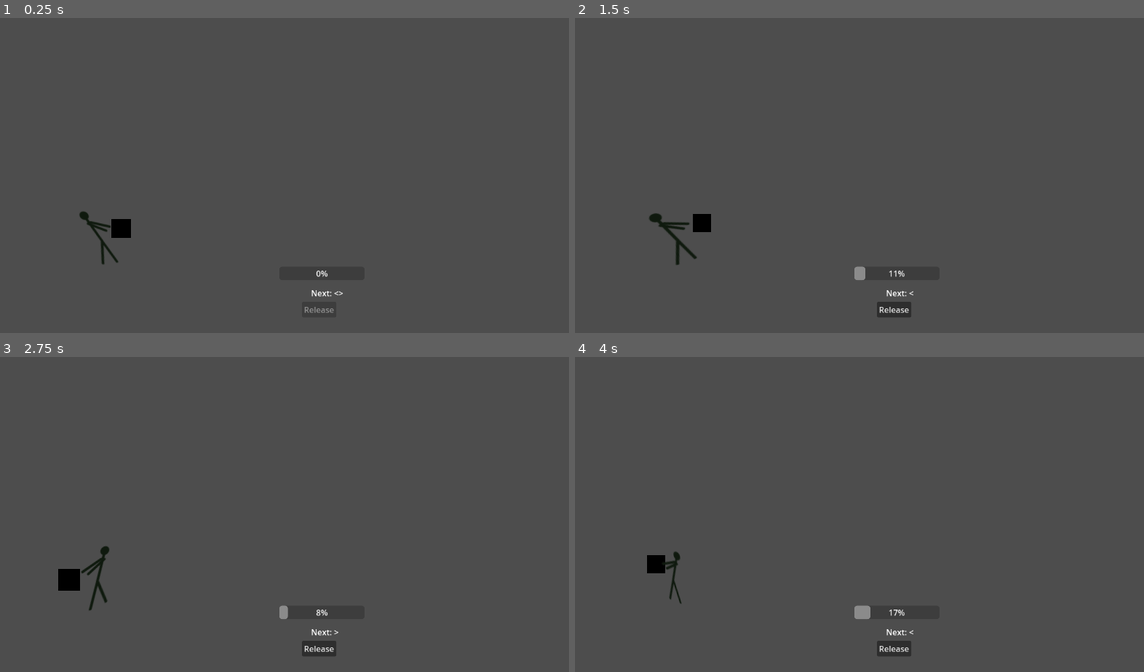
Above: before the commit, frames 1-4 (two rows, left to right).
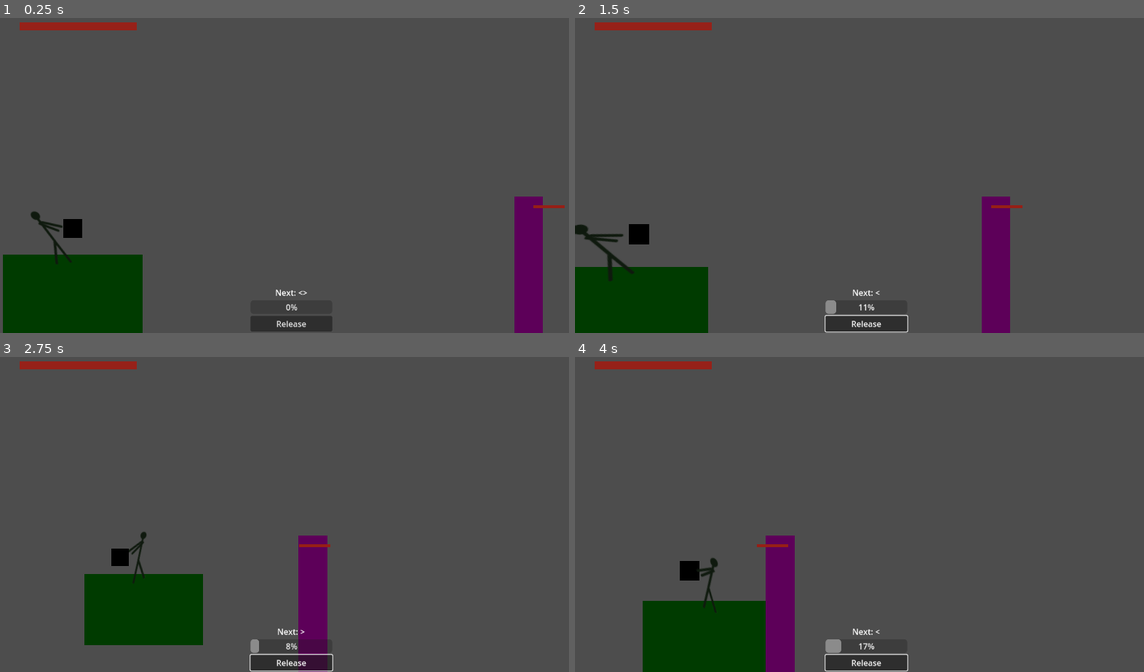
Above: after the commit, the same moments.

Repository: AntonioDell/wurf_mann
Game: Godot game, scene res://test.tscn
Two runs of this game, one before a commit and one after it. Both use one fixed random seed, a clock stepped at 60 frames per second and the inputs below.
Inputs (mouse positions are in pixels of both pictures, inside the frame that each line leads up to):
- Up to frame 1 (0.25 s): no input
- Up to frame 2 (1.5 s): click (865, 323) at 0.5 s, where only the run after the commit has a clickable "Release"; move the mouse to (996, 153) at 1.27 s; hold Right (increase_charge_right) from 1.28 s (still down); tap Space (release_throw) at 1.35 s; click (996, 153) at 1.42 s
- Up to frame 3 (2.75 s): move the mouse to (176, 523) at 2.02 s; release Right (increase_charge_right) at 2.03 s; hold Left (increase_charge_left) from 2.03 s (still down); tap Space (release_throw) at 2.1 s; click (176, 523) at 2.17 s
- Up to frame 4 (4 s): move the mouse to (922, 435) at 2.77 s; release Left (increase_charge_left) at 2.78 s; hold Right (increase_charge_right) from 2.78 s (still down); tap Space (release_throw) at 2.85, 3.6 s; click (922, 435) at 2.92 s; move the mouse to (836, 574) at 3.52 s; click (836, 574) at 3.67 s

The runs differ from the first frame. In frame 1, 10% of the frame differs, in the area x 0-100%, y 1-100%; in frame 2, 9.8%; in frame 3, 8.9%; in frame 4, 9.5%.

Commit message:
Add health and enemy

Diff:
--- a/Visualizer.gd
+++ /dev/null
@@ -1,10 +0,0 @@
-extends Node2D
-class_name Visualizer
-
-@onready var line: Line2D = $Line2D
-
-func add_point(position: Vector2):
-	line.add_point(position)
-
-func reset():
-	line.clear_points()
--- /dev/null
+++ b/health_bar.gd
@@ -0,0 +1,8 @@
+extends ProgressBar
+
+@export var hurtbox: Hurtbox
+
+func _ready():
+	max_value = hurtbox.max_health
+	value = hurtbox.health
+	hurtbox.health_changed.connect(func(health: int, _old_health: int): value = health)
--- /dev/null
+++ b/health_bar.tscn
@@ -0,0 +1,21 @@
+[gd_scene load_steps=4 format=3 uid="uid://b1wcnqlyvom47"]
+
+[ext_resource type="Script" path="res://health_bar.gd" id="1_pj38u"]
+
+[sub_resource type="StyleBoxFlat" id="StyleBoxFlat_0vc1o"]
+bg_color = Color(0, 0, 0, 1)
+
+[sub_resource type="StyleBoxFlat" id="StyleBoxFlat_agw24"]
+bg_color = Color(0.588235, 0.129412, 0.0980392, 1)
+
+[node name="HealthBar" type="ProgressBar"]
+offset_left = 37.0
+offset_top = 30.0
+offset_right = 269.0
+offset_bottom = 46.0
+theme_override_styles/background = SubResource("StyleBoxFlat_0vc1o")
+theme_override_styles/fill = SubResource("StyleBoxFlat_agw24")
+step = 1.0
+value = 100.0
+show_percentage = false
+script = ExtResource("1_pj38u")
--- /dev/null
+++ b/hurtbox.gd
@@ -0,0 +1,34 @@
+extends Area3D
+class_name Hurtbox
+
+
+signal health_changed(new_health: int, old_health: int)
+signal health_depleted()
+
+
+@export var max_health: int = 100
+@export var health: int = 100:
+	set(value):
+		var new_health = clampi(value, 0, max_health)
+		if new_health == health:
+			return
+
+		health_changed.emit(new_health, health)
+		if new_health == 0:
+			health_depleted.emit()
+		health = new_health
+
+
+func _ready():
+	body_entered.connect(_on_body_entered)
+
+func _on_body_entered(body: Node3D):
+	if body.has_method("get_damage"):
+		var base_damage = body.get_damage()
+		health -= base_damage
+
+
+# TODO: Remove this debug code
+func _on_input_event(camera, event, position, normal, shape_idx):
+	if event is InputEventMouseButton and event.pressed:
+		health -= 10
--- /dev/null
+++ b/hurtbox.tscn
@@ -0,0 +1,14 @@
+[gd_scene load_steps=3 format=3 uid="uid://bhbad3vs5oq1r"]
+
+[ext_resource type="Script" path="res://hurtbox.gd" id="1_7sgec"]
+
+[sub_resource type="BoxShape3D" id="BoxShape3D_teobc"]
+size = Vector3(1.09329, 5.54806, 1)
+
+[node name="Hurtbox" type="Area3D"]
+script = ExtResource("1_7sgec")
+
+[node name="CollisionShape3D" type="CollisionShape3D" parent="."]
+shape = SubResource("BoxShape3D_teobc")
+
+[connection signal="input_event" from="." to="." method="_on_input_event"]
--- a/project.godot
+++ b/project.godot
@@ -36,3 +36,8 @@
 "events": [Object(InputEventKey,"resource_local_to_scene":false,"resource_name":"","device":-1,"window_id":0,"alt_pressed":false,"shift_pressed":false,"ctrl_pressed":false,"meta_pressed":false,"pressed":false,"keycode":0,"physical_keycode":32,"key_label":0,"unicode":32,"echo":false,"script":null)
 ]
 }
+
+[layer_names]
+
+3d_physics/layer_1="Player"
+3d_physics/layer_2="Enemy"
--- a/projectile_motion.gd
+++ b/projectile_motion.gd
@@ -1,39 +1,49 @@
 extends Node
 class_name ProjectileMotion
+## See projectile motion:
+## https://en.wikipedia.org/wiki/Projectile_motion#Angle_%7F'%22%60UNIQ--postMath-0000003A-QINU%60%22'%7F_required_to_hit_coordinate_\(x,y\)
 
+@export_category("Current motion")
+@export var charge: float
+
+@export_category("General config")
 @export_range(0.0, 1.4) var release_angle_min = .6
 @export_range(0.0, 1.4) var release_angle_max := 1.4
-
 @export var angular_velocity_min = 8.0
 @export var angular_velocity_max = 10.0
+@export var gravity_baseline = 10
 
-const GRAVITY = 10
+var last_velocity: Vector2
+var time_since_release: float
+var angular_velocity: float
+var release_angle: float
 
-# See projectile motion
-# https://en.wikipedia.org/wiki/Projectile_motion#Angle_%7F'%22%60UNIQ--postMath-0000003A-QINU%60%22'%7F_required_to_hit_coordinate_\(x,y\)
+## Start new projectile motion, resets internal state for [param new_charge].
+func start_new_motion(new_charge: float):
+	last_velocity = Vector2.ZERO
+	time_since_release = 0
+	charge = clampf(new_charge, 0.0, 1.0)
+	angular_velocity = _get_angular_velocity()
+	release_angle = _get_release_angle()
 
-func calculate_displacement(time_since_release: float, charge: float) -> Vector2:
-	var charge_clamped = clampf(charge, 0.0, 1.0)
-	var angular_velocity = _get_angular_velocity(charge_clamped)
-	var release_angle = _get_release_angle(charge_clamped)
-
-	var x = angular_velocity * time_since_release * cos(release_angle)
-	var y = -angular_velocity * time_since_release * sin(release_angle) + (.5 * GRAVITY * pow(time_since_release, 2))
-	return Vector2(x, y)
-
-func calculate_velocity(time_since_release: float, charge: float) -> Vector2:
-	var charge_clamped = clampf(charge, 0.0, 1.0)
-	var angular_velocity = _get_angular_velocity(charge_clamped)
-	var release_angle = _get_release_angle(charge_clamped)
+## Get velocity in x and y direction for current motion with time increase
+## [param delta].
+func get_velocity(delta: float) -> Vector2:
+	time_since_release += delta
+	var gravity = _get_gravity()
 
 	var x = angular_velocity * cos(release_angle)
-	var y = (angular_velocity * sin(release_angle)) - (GRAVITY * time_since_release)
-	return Vector2(x,y)
+	var y = (angular_velocity * sin(release_angle)) - (gravity * time_since_release)
+	last_velocity = Vector2(x,y)
+	return last_velocity
 
-func _get_angular_velocity(charge: float) -> float:
+func _get_angular_velocity() -> float:
 	var angular_velocity = lerpf(angular_velocity_min, angular_velocity_max, charge)
 	return angular_velocity
 
-func _get_release_angle(charge: float) -> float:
+func _get_release_angle() -> float:
 	var release_angle = lerpf(release_angle_max, release_angle_min, charge)
 	return release_angle
+
+func _get_gravity() -> float:
+	return gravity_baseline
--- a/release_input.gd
+++ /dev/null
@@ -1,25 +0,0 @@
-extends Node
-class_name ReleaseInput
-
-
-signal release_input()
-signal is_release_possible_changed(is_possible: bool)
-
-
-@export var charge_input: ChargeInput
-
-var is_release_possible := false:
-	set(value):
-		is_release_possible = value
-		is_release_possible_changed.emit(is_release_possible)
-
-
-func _ready():
-	charge_input.charge_changed.connect(_on_charge_input_charge_changed)
-
-func _on_charge_input_charge_changed(charge: float, _old: float):
-	is_release_possible = charge > 0
-
-func _unhandled_input(event):
-	if Input.is_action_just_pressed("release_throw") and is_release_possible:
-		release_input.emit()
--- a/release_input.tscn
+++ /dev/null
@@ -1,6 +0,0 @@
-[gd_scene load_steps=2 format=3 uid="uid://pscgdc84bq2q"]
-
-[ext_resource type="Script" path="res://release_input.gd" id="1_q2572"]
-
-[node name="ReleaseInput" type="Node"]
-script = ExtResource("1_q2572")
--- a/rotate_by_charge.gd
+++ b/rotate_by_charge.gd
@@ -2,7 +2,7 @@
 class_name RotateByCharge
 
 
-@export var charge_input: ChargeInput
+@export var throw: Throw
 
 enum State {
 	IDLE,
@@ -18,7 +18,7 @@
 
 
 func _ready():
-	charge_input.charge_changed.connect(func(new_charge: float, _old: float): charge = new_charge)
+	throw.charge_changed.connect(func(new_charge: float, _old: float): charge = new_charge)
 
 func _physics_process(delta: float):
 	match(state):
--- a/test.gd
+++ b/test.gd
@@ -1,24 +1,24 @@
 extends Node
 
 
-const SIMULATION_RESOLUTION = .1
+@onready var throw: Throw = $Throw
 
 
-@onready var simulation: ProjectileMotion = $ProjectileMotion
-@onready var charge_input: ChargeInput = $ChargeInput
-@onready var visualizer: Visualizer = $Visualizer
+func _ready():
+	throw.charge_changed.connect(_on_throw_charge_changed)
+	throw.charge_input_registered.connect(_on_throw_charge_input_registered)
+	throw.is_release_possible_changed.connect(_on_throw_is_release_possible_changed)
 
-
-func _on_charge_input_charge_changed(charge, _old):
+func _on_throw_charge_changed(charge, _old):
 	%ChargeVisualizer.value = charge
 
-func _on_release_input_is_release_possible_changed(is_possible):
-	%ReleaseVisualizer.disabled = not is_possible
-
-func _on_charge_input_input_registered(input):
+func _on_throw_charge_input_registered(input):
 	var next_input = "<>"
 	if input > 0:
 		next_input = "<"
 	elif input < 0:
 		next_input =  ">"
 	%NextInputVisualizer.text = "Next: %s" % next_input
+
+func _on_throw_is_release_possible_changed(is_possible):
+	%ReleaseVisualizer.disabled = not is_possible
--- a/test.tscn
+++ b/test.tscn
@@ -1,13 +1,26 @@
-[gd_scene load_steps=14 format=3 uid="uid://6dlej644ivdi"]
+[gd_scene load_steps=18 format=3 uid="uid://6dlej644ivdi"]
 
 [ext_resource type="Script" path="res://test.gd" id="1_wph7m"]
-[ext_resource type="PackedScene" uid="uid://bdsatwb2p73p8" path="res://charge_input.tscn" id="2_e14i7"]
+[ext_resource type="PackedScene" uid="uid://bdsatwb2p73p8" path="res://throw.tscn" id="2_e14i7"]
 [ext_resource type="PackedScene" uid="uid://b7kc74h3y26yk" path="res://projectile_motion.tscn" id="2_fnula"]
-[ext_resource type="PackedScene" uid="uid://pscgdc84bq2q" path="res://release_input.tscn" id="2_ujsf7"]
-[ext_resource type="Script" path="res://Visualizer.gd" id="3_lthso"]
 [ext_resource type="Texture2D" uid="uid://4alukqmqocsa" path="res://stick_figure_spritesheet.svg" id="5_aqa7n"]
 [ext_resource type="Script" path="res://rotate_by_charge.gd" id="7_axeiq"]
+[ext_resource type="PackedScene" uid="uid://bhbad3vs5oq1r" path="res://hurtbox.tscn" id="7_dq7ia"]
 [ext_resource type="Script" path="res://throwable.gd" id="8_tl1w3"]
+[ext_resource type="PackedScene" uid="uid://bjunggugd5rn1" path="res://test_enemy.tscn" id="8_tvirw"]
+[ext_resource type="PackedScene" uid="uid://b1wcnqlyvom47" path="res://health_bar.tscn" id="9_mrqrr"]
+
+[sub_resource type="BoxShape3D" id="BoxShape3D_n6yey"]
+size = Vector3(5.17014, 3.3863, 1)
+
+[sub_resource type="Gradient" id="Gradient_tgjqg"]
+offsets = PackedFloat32Array(0.238255)
+colors = PackedColorArray(0, 0.235294, 0, 1)
+
+[sub_resource type="GradientTexture2D" id="GradientTexture2D_wr827"]
+gradient = SubResource("Gradient_tgjqg")
+width = 500
+height = 300
 
 [sub_resource type="BoxShape3D" id="BoxShape3D_84vw2"]
 size = Vector3(0.932492, 1.96582, 0.196706)
@@ -27,63 +40,11 @@
 [node name="Test" type="Node"]
 script = ExtResource("1_wph7m")
 
-[node name="ReleaseInput" parent="." node_paths=PackedStringArray("charge_input") instance=ExtResource("2_ujsf7")]
-charge_input = NodePath("../ChargeInput")
-
-[node name="ChargeInput" parent="." node_paths=PackedStringArray("release_input") instance=ExtResource("2_e14i7")]
-release_input = NodePath("../ReleaseInput")
-
-[node name="ProjectileMotion" parent="." instance=ExtResource("2_fnula")]
-
-[node name="Visualizer" type="Node2D" parent="."]
-position = Vector2(457, 328)
-script = ExtResource("3_lthso")
-
-[node name="Line2D" type="Line2D" parent="Visualizer"]
-width = 5.0
-default_color = Color(0.509804, 0.141176, 0.141176, 1)
-joint_mode = 2
-end_cap_mode = 2
-antialiased = true
-
-[node name="UI" type="Control" parent="."]
-layout_mode = 3
-anchors_preset = 15
-anchor_right = 1.0
-anchor_bottom = 1.0
-grow_horizontal = 2
-grow_vertical = 2
-
-[node name="ChargeVisualizer" type="ProgressBar" parent="UI"]
-unique_name_in_owner = true
-layout_mode = 0
-offset_left = 552.0
-offset_top = 516.0
-offset_right = 721.0
-offset_bottom = 543.0
-max_value = 1.0
-
-[node name="NextInputVisualizer" type="Label" parent="UI"]
-unique_name_in_owner = true
-layout_mode = 0
-offset_left = 615.0
-offset_top = 557.0
-offset_right = 655.0
-offset_bottom = 580.0
-text = "Next: <>"
-
-[node name="ReleaseVisualizer" type="Button" parent="UI"]
-unique_name_in_owner = true
-layout_mode = 0
-offset_left = 597.0
-offset_top = 586.0
-offset_right = 665.0
-offset_bottom = 617.0
-text = "Release"
+[node name="Throw" parent="." instance=ExtResource("2_e14i7")]
 
 [node name="3DVisualizer" type="Node3D" parent="."]
 
-[node name="RotateByCharge" type="CharacterBody3D" parent="3DVisualizer" node_paths=PackedStringArray("charge_input")]
+[node name="RotateByCharge" type="CharacterBody3D" parent="3DVisualizer" node_paths=PackedStringArray("throw")]
 transform = Transform3D(1, 0, 0, 0, 1, 0, 0, 0, 1, -6.46321, -3.27311, 0)
 collision_layer = 0
 collision_mask = 0
@@ -93,33 +54,53 @@
 axis_lock_angular_x = true
 axis_lock_angular_z = true
 script = ExtResource("7_axeiq")
-charge_input = NodePath("../../ChargeInput")
+throw = NodePath("../../Throw")
+
+[node name="PlayerHurtbox" parent="3DVisualizer/RotateByCharge" instance=ExtResource("7_dq7ia")]
+transform = Transform3D(1, 0, 0, 0, 1, 0, 0, 0, 1, -1.39336, -2.28777, 0)
+collision_layer = 2
+collision_mask = 2
+
+[node name="CollisionShape3D" parent="3DVisualizer/RotateByCharge/PlayerHurtbox" index="0"]
+shape = SubResource("BoxShape3D_n6yey")
+
+[node name="Sprite3D" type="Sprite3D" parent="3DVisualizer/RotateByCharge/PlayerHurtbox"]
+billboard = 1
+texture = SubResource("GradientTexture2D_wr827")
 
 [node name="CollisionShape3D" type="CollisionShape3D" parent="3DVisualizer/RotateByCharge"]
+transform = Transform3D(1, 0, 0, 0, 1, 0, 0, 0, 1, -1.59858, 0, 0)
 shape = SubResource("BoxShape3D_84vw2")
 
 [node name="Sprite3D" type="Sprite3D" parent="3DVisualizer/RotateByCharge"]
+transform = Transform3D(1, 0, 0, 0, 1, 0, 0, 0, 1, -1.59858, 0, 0)
 texture = ExtResource("5_aqa7n")
 hframes = 2
 frame = 1
 region_rect = Rect2(0, 0, 128, 256)
 
-[node name="Throwable" type="CharacterBody3D" parent="3DVisualizer/RotateByCharge" node_paths=PackedStringArray("projectile_motion", "charge_input", "release_input")]
+[node name="Throwable" type="CharacterBody3D" parent="3DVisualizer/RotateByCharge" node_paths=PackedStringArray("projectile_motion", "throw")]
 transform = Transform3D(1, 0, 0, 0, 1, 0, 0, 0, 1, 0.793565, 0.378142, 0)
 axis_lock_linear_z = true
 motion_mode = 1
 platform_on_leave = 2
 script = ExtResource("8_tl1w3")
-projectile_motion = NodePath("../../../ProjectileMotion")
-charge_input = NodePath("../../../ChargeInput")
-release_input = NodePath("../../../ReleaseInput")
+projectile_motion = NodePath("ProjectileMotion")
+throw = NodePath("../../../Throw")
+
+[node name="ProjectileMotion" parent="3DVisualizer/RotateByCharge/Throwable" instance=ExtResource("2_fnula")]
 
 [node name="CollisionShape3D" type="CollisionShape3D" parent="3DVisualizer/RotateByCharge/Throwable"]
+transform = Transform3D(1, 0, 0, 0, 1, 0, 0, 0, 1, -1.59858, 0, 0)
 shape = SubResource("BoxShape3D_054hm")
 
 [node name="Sprite3D" type="Sprite3D" parent="3DVisualizer/RotateByCharge/Throwable"]
+transform = Transform3D(1, 0, 0, 0, 1, 0, 0, 0, 1, -1.59858, 0, 0)
 billboard = 1
 texture = SubResource("GradientTexture2D_74ydt")
+
+[node name="TestEnemy" parent="3DVisualizer" instance=ExtResource("8_tvirw")]
+transform = Transform3D(1, 0, 0, 0, 1, 0, 0, 0, 1, 8.99885, -4.41277, 0)
 
 [node name="Camera3D" type="Camera3D" parent="."]
 transform = Transform3D(1, 0, 0, 0, 0.977497, 0.210949, 0, -0.210949, 0.977497, 0, 0.501548, 6.51313)
@@ -127,6 +108,37 @@
 [node name="WorldEnvironment" type="WorldEnvironment" parent="."]
 environment = SubResource("Environment_kn3tw")
 
-[connection signal="is_release_possible_changed" from="ReleaseInput" to="." method="_on_release_input_is_release_possible_changed"]
-[connection signal="charge_changed" from="ChargeInput" to="." method="_on_charge_input_charge_changed"]
-[connection signal="input_registered" from="ChargeInput" to="." method="_on_charge_input_input_registered"]
+[node name="CanvasLayer" type="CanvasLayer" parent="."]
+
+[node name="Debug UI" type="VBoxContainer" parent="CanvasLayer"]
+anchors_preset = 7
+anchor_left = 0.5
+anchor_top = 1.0
+anchor_right = 0.5
+anchor_bottom = 1.0
+offset_left = -81.0
+offset_top = -92.0
+offset_right = 81.0
+grow_horizontal = 2
+grow_vertical = 0
+
+[node name="NextInputVisualizer" type="Label" parent="CanvasLayer/Debug UI"]
+unique_name_in_owner = true
+layout_mode = 2
+text = "Next: <>"
+horizontal_alignment = 1
+
+[node name="ChargeVisualizer" type="ProgressBar" parent="CanvasLayer/Debug UI"]
+unique_name_in_owner = true
+layout_mode = 2
+max_value = 1.0
+
+[node name="ReleaseVisualizer" type="Button" parent="CanvasLayer/Debug UI"]
+unique_name_in_owner = true
+layout_mode = 2
+text = "Release"
+
+[node name="HealthBar" parent="CanvasLayer" node_paths=PackedStringArray("hurtbox") instance=ExtResource("9_mrqrr")]
+hurtbox = NodePath("../../3DVisualizer/RotateByCharge/PlayerHurtbox")
+
+[editable path="3DVisualizer/RotateByCharge/PlayerHurtbox"]
--- /dev/null
+++ b/test_enemy.gd
@@ -0,0 +1,11 @@
+extends CharacterBody3D
+
+func get_damage():
+	queue_free()
+	return 10
+
+func _on_enemy_hurtbox_health_depleted():
+	queue_free()
+
+func _physics_process(delta):
+	move_and_collide(Vector3.LEFT * 3 * delta)
--- /dev/null
+++ b/test_enemy.tscn
@@ -0,0 +1,61 @@
+[gd_scene load_steps=8 format=3 uid="uid://bjunggugd5rn1"]
+
+[ext_resource type="Script" path="res://test_enemy.gd" id="1_hb0x6"]
+[ext_resource type="PackedScene" uid="uid://bhbad3vs5oq1r" path="res://hurtbox.tscn" id="2_wxci2"]
+[ext_resource type="PackedScene" uid="uid://b1wcnqlyvom47" path="res://health_bar.tscn" id="3_5yrkb"]
+
+[sub_resource type="ViewportTexture" id="ViewportTexture_k8oed"]
+viewport_path = NodePath("SubViewport")
+
+[sub_resource type="Gradient" id="Gradient_cbu1x"]
+offsets = PackedFloat32Array(0.221477)
+colors = PackedColorArray(0.365294, 6.72627e-05, 0.350549, 1)
+
+[sub_resource type="GradientTexture2D" id="GradientTexture2D_43wan"]
+gradient = SubResource("Gradient_cbu1x")
+width = 100
+height = 500
+
+[sub_resource type="BoxShape3D" id="BoxShape3D_s4da0"]
+size = Vector3(1.33826, 1, 1)
+
+[node name="TestEnemy" type="CharacterBody3D"]
+collision_layer = 2
+collision_mask = 2
+script = ExtResource("1_hb0x6")
+
+[node name="EnemyHurtbox" parent="." instance=ExtResource("2_wxci2")]
+max_health = 20
+health = 20
+
+[node name="SubViewport" type="SubViewport" parent="."]
+size = Vector2i(100, 10)
+
+[node name="HealthBar" parent="SubViewport" node_paths=PackedStringArray("hurtbox") instance=ExtResource("3_5yrkb")]
+anchors_preset = 15
+anchor_right = 1.0
+anchor_bottom = 1.0
+offset_left = 0.0
+offset_top = 0.0
+offset_right = 0.0
+offset_bottom = 0.0
+grow_horizontal = 2
+grow_vertical = 2
+hurtbox = NodePath("../../EnemyHurtbox")
+
+[node name="HealthBarUI" type="Sprite3D" parent="."]
+transform = Transform3D(1, 0, 0, 0, 1, 0, 0, 0, 1, 0, 2.33237, 0.1)
+billboard = 1
+texture = SubResource("ViewportTexture_k8oed")
+
+[node name="Sprite3D" type="Sprite3D" parent="."]
+billboard = 1
+texture = SubResource("GradientTexture2D_43wan")
+
+[node name="CollisionShape3D" type="CollisionShape3D" parent="."]
+transform = Transform3D(1, 0, 0, 0, 1, 0, 0, 0, 1, 0, -2.25505, 0)
+shape = SubResource("BoxShape3D_s4da0")
+
+[connection signal="health_depleted" from="EnemyHurtbox" to="." method="_on_enemy_hurtbox_health_depleted"]
+
+[editable path="EnemyHurtbox"]
--- a/charge_input.gd
+++ b/throw.gd
@@ -1,43 +1,43 @@
 extends Node
-class_name ChargeInput
+class_name Throw
+## Handle charge and release for a throw.
+
+signal charge_changed(new_charge: float, old_charge: float)
+signal charge_input_registered(input: int)
+signal released(charge: float)
+signal is_release_possible_changed(is_possible: bool)
 
 
-signal charge_changed(new_charge: float, old_charge: float)
-signal input_registered(input: int)
+@export var base_charge_increase := 0.1
 
 
-const BASE_CHARGE_INCREASE = 0.1
-
-@export var release_input: ReleaseInput
-@export var charge := 0.0:
+var charge := 0.0:
 	set(value):
 		var new_charge = clampf(value, 0, 1)
 		charge_changed.emit(new_charge, charge)
 		charge = new_charge
+		is_release_possible = charge > 0
 		if charge == 0:
 			last_input = 0
 			_reset_decrease_delay_timer()
-
-
 var last_input := 0:
 	set(value):
 		last_input = value
-		input_registered.emit(value)
-
+		charge_input_registered.emit(value)
+var is_release_possible := false:
+	set(value):
+		if is_release_possible != value:
+			is_release_possible = value
+			is_release_possible_changed.emit(is_release_possible)
 var next_charge_increase := 0.0
 var time_since_last_press := 0.0
 var decrease_factor := 0.0
 
 
-func _ready():
-	release_input.release_input.connect(func(): charge = 0)
-
-func _on_decrease_delay_timer_timeout():
-	decrease_factor = .25
-
-func _reset_decrease_delay_timer():
-	decrease_factor = 0
-	%DecreaseDelayTimer.start()
+func _unhandled_input(event):
+	if Input.is_action_just_pressed("release_throw") and is_release_possible:
+		released.emit(charge)
+		charge = 0
 
 func _process(delta):
 	var input := Input.get_axis("increase_charge_left", "increase_charge_right")
@@ -54,10 +54,17 @@
 	time_since_last_press = 0
 	_reset_decrease_delay_timer()
 
+func _on_decrease_delay_timer_timeout():
+	decrease_factor = .25
+
+func _reset_decrease_delay_timer():
+	decrease_factor = 0
+	%DecreaseDelayTimer.start()
+
 func _get_charge_increase(time_since_last_press: float, optimal_press_time: float = 1.0):
 	if time_since_last_press == -1:
 		# No last press
-		return BASE_CHARGE_INCREASE
+		return base_charge_increase
 
 	var timing_modificator = clampf(2 - abs(optimal_press_time - time_since_last_press), 0, 2)
-	return BASE_CHARGE_INCREASE * timing_modificator
+	return base_charge_increase * timing_modificator
--- a/charge_input.tscn
+++ b/throw.tscn
@@ -1,6 +1,6 @@
 [gd_scene load_steps=2 format=3 uid="uid://bdsatwb2p73p8"]
 
-[ext_resource type="Script" path="res://charge_input.gd" id="1_vomh7"]
+[ext_resource type="Script" path="res://throw.gd" id="1_vomh7"]
 
 [node name="ChargeInput" type="Node"]
 script = ExtResource("1_vomh7")
--- a/throwable.gd
+++ b/throwable.gd
@@ -3,43 +3,34 @@
 
 @export_category("Node dependencies")
 @export var projectile_motion: ProjectileMotion
-@export var charge_input: ChargeInput
-@export var release_input: ReleaseInput
+@export var throw: Throw
 
-var release_charge: float
+
 var is_released := false
-var time_since_throw_start := 0.0
-
 @onready var initial_position := position
 
+
+# TODO: Add damage to enemies
+
+
 func _ready():
-	charge_input.charge_changed.connect(_on_charge_changed)
-	charge_input.input_registered.connect(_on_input_registered)
-	release_input.release_input.connect(_on_release_input)
+	throw.released.connect(_on_throw_released)
+	throw.charge_input_registered.connect(_on_throw_charge_input_registered)
 
-func _physics_process(delta):
+func _physics_process(delta: float):
 	if not is_released:
-		time_since_throw_start = 0
 		return
 
-	var movement = projectile_motion.calculate_velocity(time_since_throw_start, release_charge)
+	var movement = projectile_motion.get_velocity(delta)
 	var movement_3d = Vector3(movement.x * 2, movement.y, position.z)
-	time_since_throw_start += delta
 	# TODO: Add controllable velocity
 	move_and_collide(movement_3d * delta)
 
-func _on_charge_changed(new_charge: float, old_charge: float):
-	if new_charge == 0 and old_charge > 0:
-		release_charge = old_charge
+func _on_throw_released(charge: float):
+	is_released = true
+	projectile_motion.start_new_motion(charge)
 
-func _on_release_input():
-	is_released = true
-
-func _on_input_registered(input: int):
+func _on_throw_charge_input_registered(input: int):
 	if input != 0 and is_released:
-		print("Reset")
-		reset()
-
-func reset():
-	is_released = false
-	position = initial_position
+		is_released = false
+		position = initial_position
